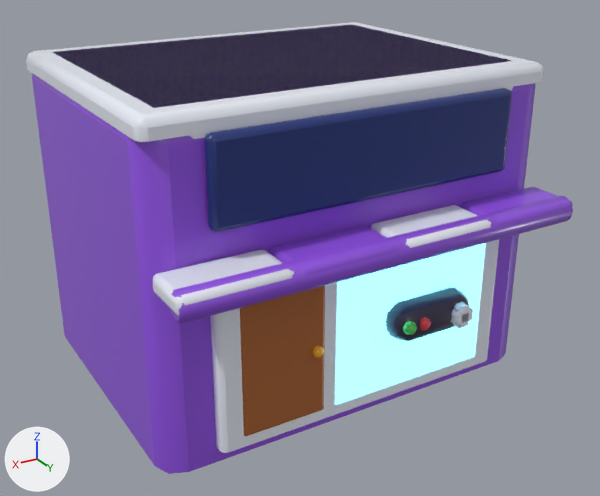
What one commit did to the FBX model world_overhaul/export/buildings/Game Studio.fbx.
Before and after are seen from a 50 mm camera at (8.88, 15.77, 10.27) aimed at (-0.02, 0.95, 2.86). Every picture has the same lights, and +X, +Y and +Z are marked at lower left. The picture after the commit comes second.

In view in the first picture: 'Maker_GameStudio', 'Maker_GameStudio_Glow_GLOW_COOL'.
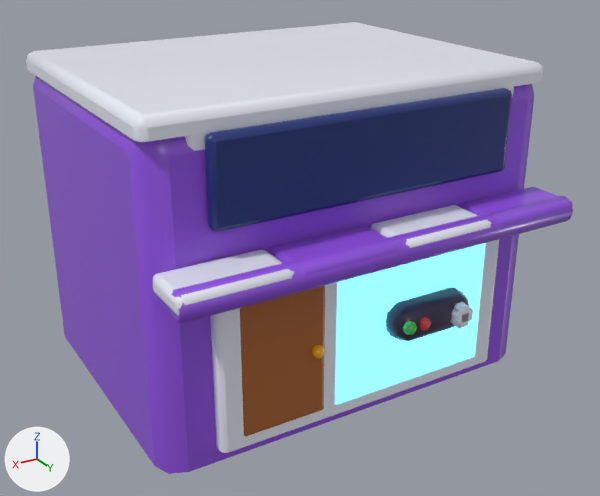
The change, as JSON lines over the scene's bpy script:
```json
{"op": "set", "path": "mat_wo_glow_glow_cool.emission_strength", "old": "2.0", "new": "1.2"}
{"block": "me_maker_gamestudio", "where": "me_maker_gamestudio.from_pydata(...)  # 686 vertices, 674 faces; spans x -4.5..4.5, y -3.5..4.73, z 0.0..7.0"}
{"block": "me_maker_gamestudio", "where": "# used by ob_maker_gamestudio; location = (0.0, 0.0, 0.0)"}
{"block": "me_maker_gamestudio", "change": "me_maker_gamestudio part 1: the loose piece of 40 vertices spanning x -4.5..4.5, y -3.5..3.5, z 0.0..7.0 is scaled about the mesh origin by (1, 1, 0.97)"}
```

Boxes (x1, y1, x2, y2) around the edits, measured in the pictures (600 x 496 px; the box of a moved part takes in the faces that stretch with it):
```json
{"object": "Maker_GameStudio_Glow_GLOW_COOL", "change": "surface changed", "before": [335, 243, 486, 405], "after": [335, 243, 486, 405]}
{"part": 1, "of": "me_maker_gamestudio", "change": "moved or reshaped", "before": [32, 25, 535, 474], "after": [33, 76, 534, 474]}
```
